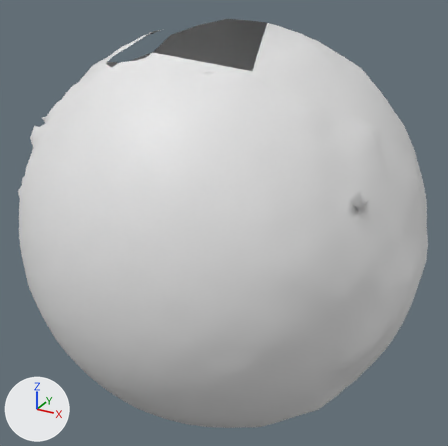
An edit to the OBJ model res/final/fullvolume/cleanedup/FullVolium.000698.obj, drawn before and after from the same camera.
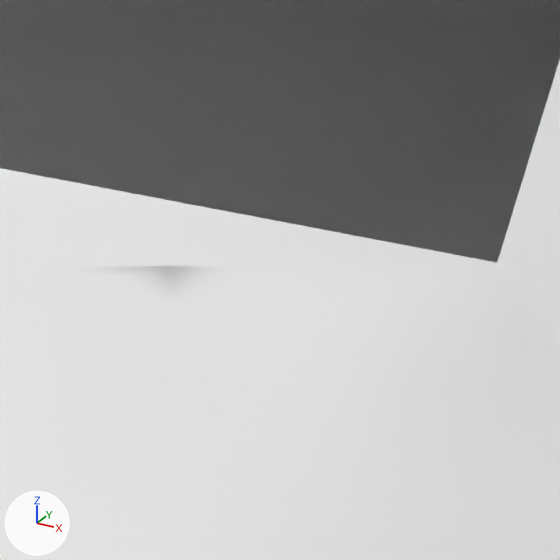
The first picture shows the older version from a 50 mm lens placed at (-69.3, -457.6, 1352.5), pointed at (-182.4, -252.0, 1249.7). The close-ups show both versions on the part from 41% to 58% of the width and 8% to 25% of the height of that picture. Every picture has the same lights, and +X, +Y and +Z are marked at lower left. Where no turn or scale is listed for an object, it has been applied to the vertices.

Before the edit, the objects in view are built like this:
```python
me_fullvolium_000698 = bpy.data.meshes.new('FullVolium.000698')
me_fullvolium_000698.from_pydata(...)  # 4261 vertices, 8496 faces; spans x -262.0..-102.0, y -333.0..-173.0, z 1167.0..1328.0
# before: 1854 (-165.0, -293.0, 1317.0) at pixel (172, 318), 3407 (-171.0, -293.0, 1318.0) at pixel (42, 268), 3554 (-168.0, -293.0, 1318.0) at pixel (111, 281), 3817 (-166.0, -291.0, 1319.0) at pixel (171, 265), 3818 (-164.0, -290.0, 1319.0) at pixel (234, 267)
ob_fullvolium_000698 = bpy.data.objects.new('FullVolium.000698', me_fullvolium_000698)
ob_fullvolium_000698.location = (0.0, 0.0, 0.0)
```
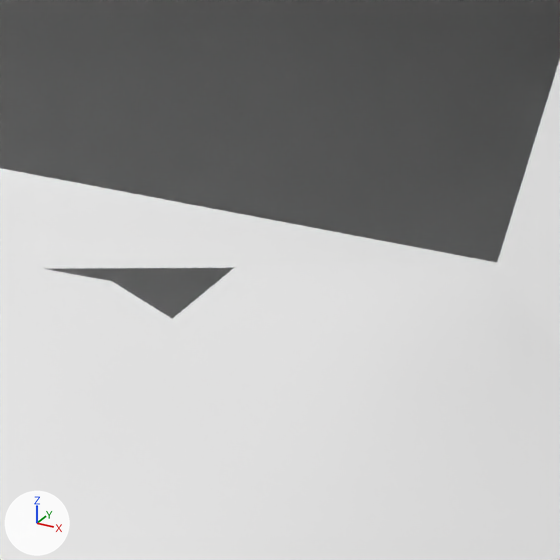
The change in detail:
me_fullvolium_000698 has 4261 vertices, 8496 faces and spans x -262.0..-102.0, y -333.0..-173.0, z 1167.0..1328.0.
me_fullvolium_000698 is used by ob_fullvolium_000698; location (0.0, 0.0, 0.0).
Verts and faces of me_fullvolium_000698; kept vertices keep their numbers, new ones are numbered from 4261.
Part 1, on me_fullvolium_000698:
Vertices deleted: 3817 (with the faces that use them).

Where the change shows, as pixel boxes (x1, y1, x2, y2) in the close-ups (560 x 560 px):
part 1 of me_fullvolium_000698, deleted: before (47, 266, 233, 319)
